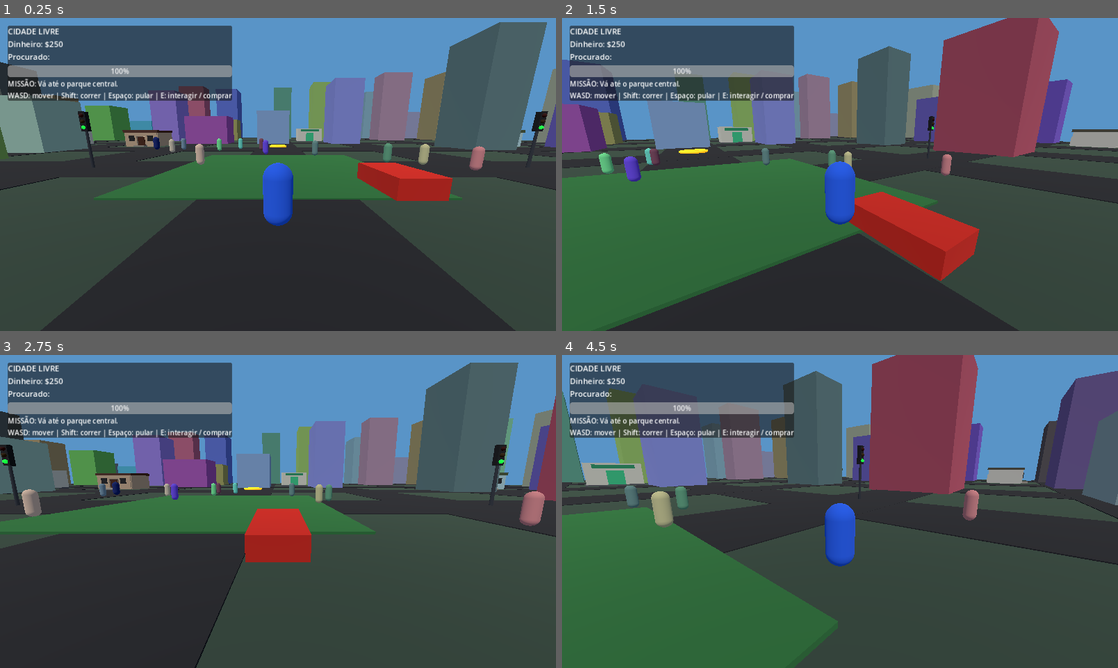
Above: before the commit, frames 1-4 (two rows, left to right).
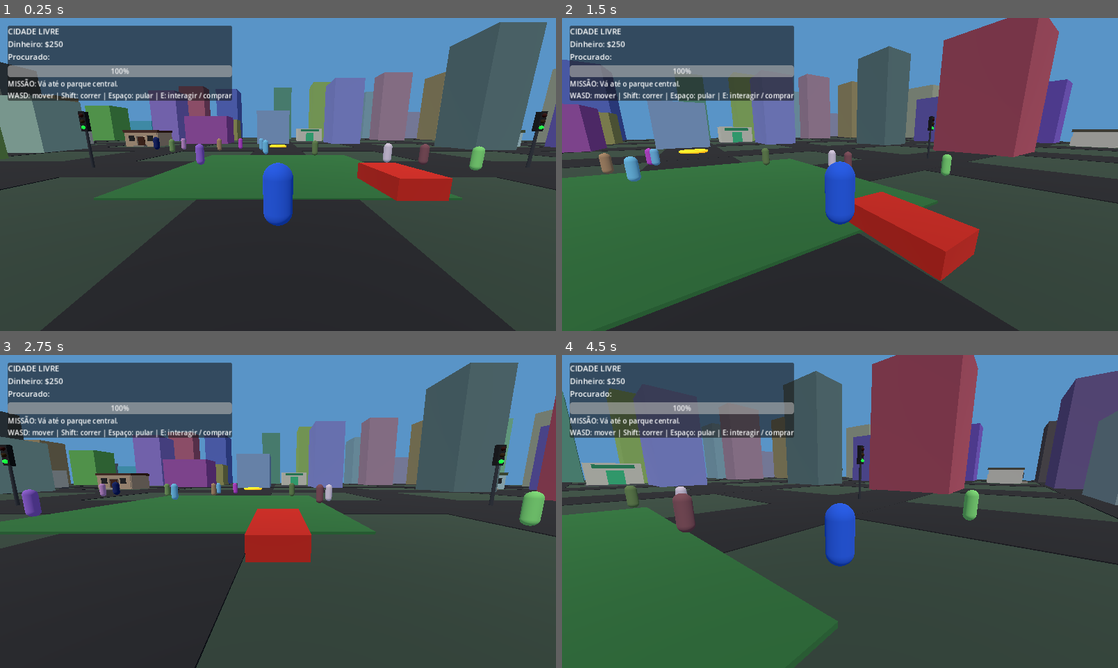
Above: after the commit, the same moments.

Repository: aykon042-cpu/CIDADE-LIVRE
Game: Godot game, scene res://scenes/Main.tscn
The game is run twice, just before and just after one commit, with the same random seed, the same clock (stepped at 60 frames per second) and the same inputs.
Inputs (mouse positions are in pixels of both pictures, inside the frame that each line leads up to):
- Up to frame 1 (0.25 s): no input
- Up to frame 2 (1.5 s): move the mouse to (867, 174) at 0.52 s; hold E (interact) 0.53-1.28 s; hold W (move_forward) from 0.53 s (still down); tap Space (jump) at 0.77 s; move the mouse to (812, 174) at 1.27 s; tap Ctrl (sprint) at 1.35 s
- Up to frame 3 (2.75 s): keep holding W (move_forward); tap Space (jump) at 1.52 s; move the mouse to (289, 505) at 2.02 s; hold E (interact) from 2.03 s (still down)
- Up to frame 4 (4.5 s): keep holding W (move_forward); move the mouse to (834, 517) at 2.77 s; release E (interact) at 2.78 s; tap Ctrl (sprint) at 2.85, 4.35 s; tap Space (jump) at 3.02, 3.77 s; move the mouse to (878, 514) at 3.52 s; hold E (interact) 3.53-4.28 s; move the mouse to (795, 508) at 4.27 s

The runs differ from the first frame. In frame 1, 0.7% of the frame differs, in the area x 30-88%, y 38-49%; in frame 2, 0.7%; in frame 3, 1.0%; in frame 4, 1.2%, in the area x 11-75%, y 41-57%.
Error in both runs: Invalid assignment of property or key 'waypoints' with value of type 'Array' on a base object of type 'VehicleBody3D (CityTrafficVehicle)'. (res://scripts/worl…

Commit message:
Upgrade civilian AI with sidewalk routes and flee recovery

Diff:
--- a/CIDADE_LIVRE_GODOT/scripts/civilian.gd
+++ b/CIDADE_LIVRE_GODOT/scripts/civilian.gd
@@ -9,10 +9,20 @@
 var flee_radius := 7.0
 var wait_time := 0.0
 var gravity: float = ProjectSettings.get_setting("physics/3d/default_gravity")
+var route_points: Array[Vector3] = []
+var route_index := 0
+var fleeing := false
+var flee_timer := 0.0
 
 func _ready() -> void:
 	home_position = global_position
-	_pick_destination()
+	if route_points.is_empty():
+		_pick_destination()
+	else:
+		destination = route_points[route_index % route_points.size()]
+	_build_character()
+
+func _build_character() -> void:
 	var collision := CollisionShape3D.new()
 	var capsule := CapsuleShape3D.new()
 	capsule.radius = 0.32
@@ -32,29 +42,65 @@
 	add_child(visual)
 
 func _physics_process(delta: float) -> void:
-	velocity.x = move_toward(velocity.x, 0.0, move_speed * 2.0 * delta)
-	velocity.z = move_toward(velocity.z, 0.0, move_speed * 2.0 * delta)
-	if player_target != null and is_instance_valid(player_target) and global_position.distance_to(player_target.global_position) < flee_radius:
+	if not is_on_floor():
+		velocity.y -= gravity * delta
+	var player_near := player_target != null and is_instance_valid(player_target) and global_position.distance_to(player_target.global_position) < flee_radius
+	if player_near:
 		var escape := global_position - player_target.global_position
 		escape.y = 0.0
 		if escape.length_squared() > 0.01:
 			destination = global_position + escape.normalized() * 12.0
+			fleeing = true
+			flee_timer = 3.0
 			wait_time = 0.0
-	if not is_on_floor():
-		velocity.y -= gravity * delta
+	elif fleeing:
+		flee_timer -= delta
+		if flee_timer <= 0.0:
+			fleeing = false
+			if not route_points.is_empty():
+				route_index = _nearest_route_index()
+				destination = route_points[route_index]
+			else:
+				_pick_destination()
+	velocity.x = move_toward(velocity.x, 0.0, move_speed * 3.0 * delta)
+	velocity.z = move_toward(velocity.z, 0.0, move_speed * 3.0 * delta)
 	if wait_time > 0.0:
 		wait_time -= delta
+	elif fleeing:
+		_move_to_destination(1.35)
 	else:
-		var direction := destination - global_position
-		direction.y = 0
-		if direction.length() < 1.0:
-			wait_time = randf_range(1.0, 4.0)
-			_pick_destination()
-		else:
-			velocity.x = direction.normalized().x * move_speed
-			velocity.z = direction.normalized().z * move_speed
-			look_at(Vector3(destination.x, global_position.y, destination.z))
+		_move_to_destination()
+
+func _move_to_destination(speed_scale: float = 1.0) -> void:
+	var direction := destination - global_position
+	direction.y = 0.0
+	if direction.length() < 0.9:
+		wait_time = randf_range(0.4, 1.8)
+		if not fleeing:
+			_advance_route()
+	else:
+		var travel := direction.normalized()
+		velocity.x = travel.x * move_speed * speed_scale
+		velocity.z = travel.z * move_speed * speed_scale
+		look_at(Vector3(destination.x, global_position.y, destination.z))
 	move_and_slide()
+
+func _advance_route() -> void:
+	if route_points.is_empty():
+		_pick_destination()
+		return
+	route_index = (route_index + 1) % route_points.size()
+	destination = route_points[route_index]
+
+func _nearest_route_index() -> int:
+	var best_index := 0
+	var best_distance := INF
+	for index in range(route_points.size()):
+		var distance := global_position.distance_squared_to(route_points[index])
+		if distance < best_distance:
+			best_distance = distance
+			best_index = index
+	return best_index
 
 func _pick_destination() -> void:
 	destination = home_position + Vector3(randf_range(-wander_radius, wander_radius), 0, randf_range(-wander_radius, wander_radius))
